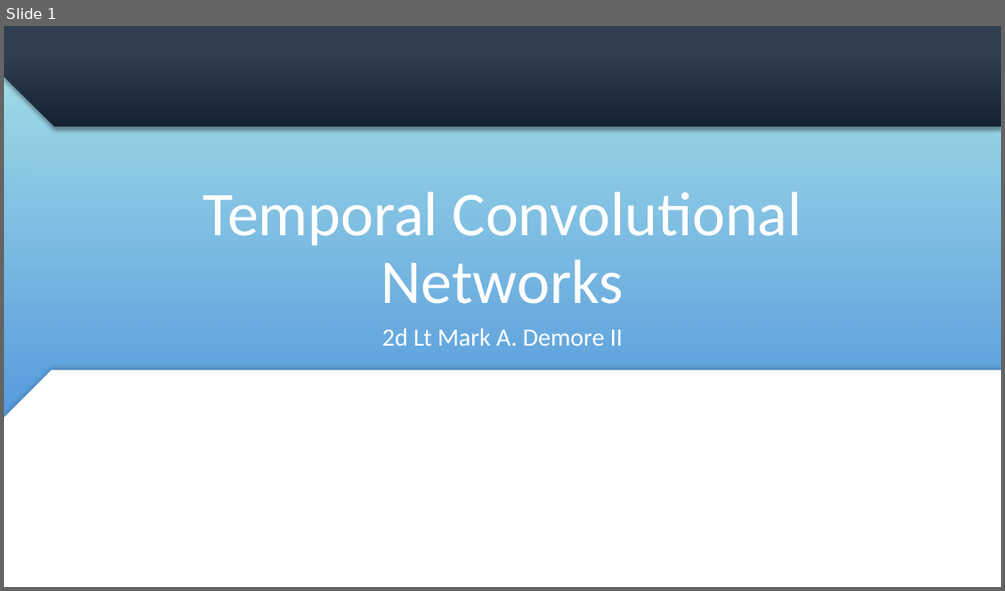
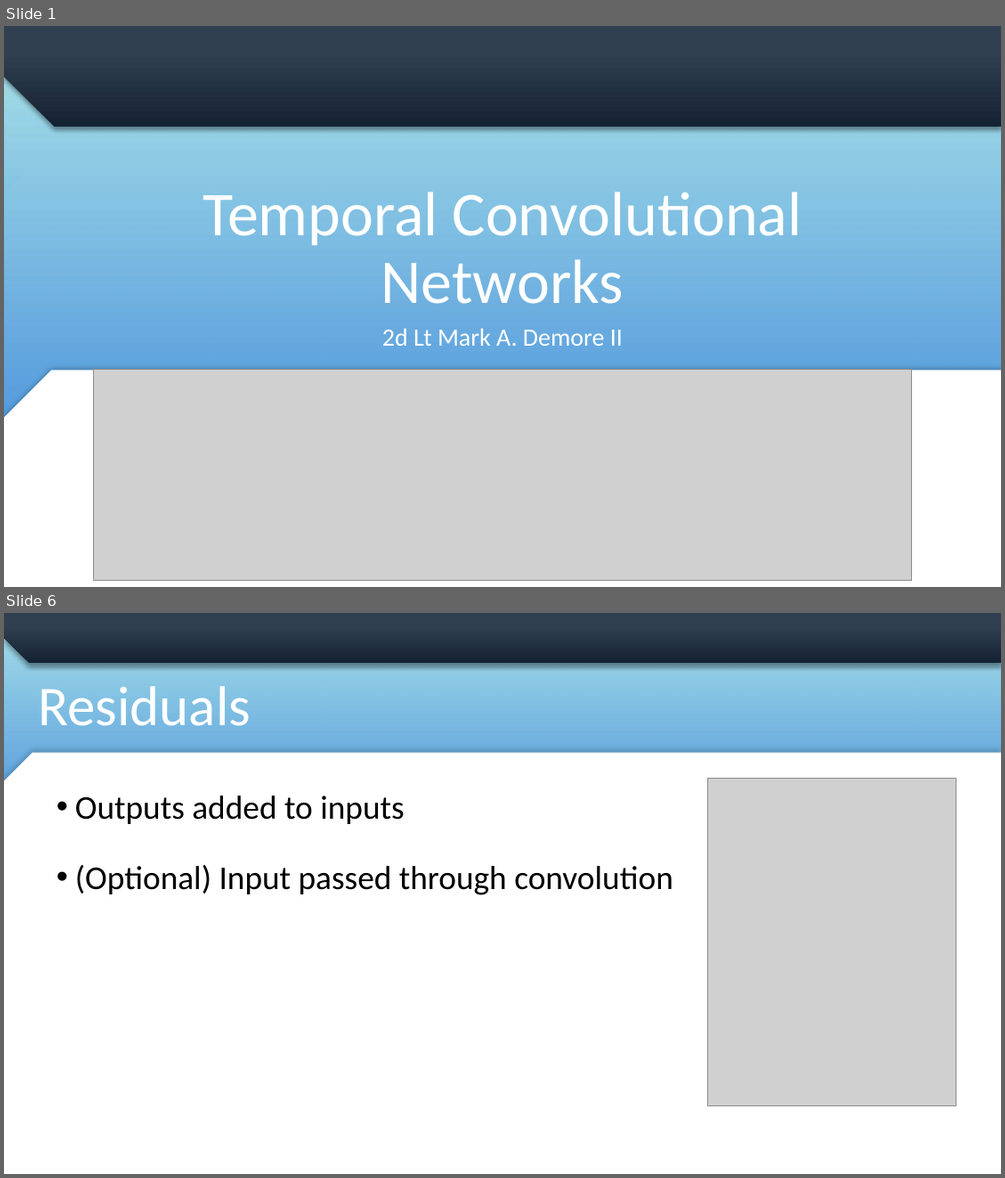
Before and after one commit to mdemore2/CSCE823, a slide deck: Student Lecture/Demore_TCN_Lecture.pptx. Shown one above the other, each under a label of ours: slide 1 before the commit, slides 1 and 6 after it; the slides between them are not shown. The pictures are 1005x591 and 1005x1178 pixels, drawn with LibreOffice and Linux fonts; fonts in the diff are those of the drawing; grey boxes stand for pictures; background and template pictures are left out; a plain dark background stands for a picture behind light text. Boxes give left, top, right and bottom in pixels: in the first picture for what was removed or moved away, otherwise in the second. Text is boxed around its words. In the diff, an @@ line names an element or a change of style, - is before the commit and + after.

```diff
--- a/Student Lecture/Demore_TCN_Lecture.pptx
+++ b/Student Lecture/Demore_TCN_Lecture.pptx
@@ slide 6 added at box(4, 613, 1001, 1174), background picture (left out); not listed: 4 template elements that a slide beside it also shows @@
@@ title added at box(38, 686, 251, 726), 54 pt, text #FFFFFF @@
+Residuals
@@ text added at box(75, 795, 673, 895), 32 pt, text #000000 @@
+• Outputs added to inputs
+• (Optional) Input passed through convolution
@@ picture added at box(708, 779, 956, 1105) @@
@@ slide 1 changed as well @@
@@ picture added at box(94, 370, 912, 580) @@
```
Also in this commit, not shown: 1 other slide changed, 8 other slides added.
